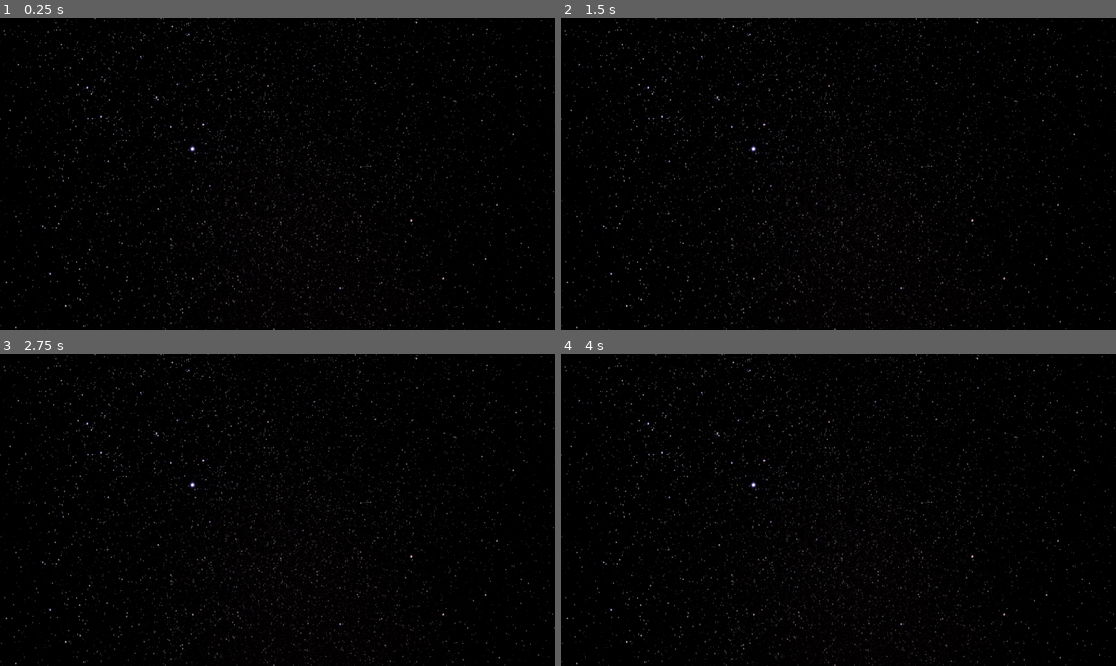
Above: before the commit, frames 1-4 (two rows, left to right).
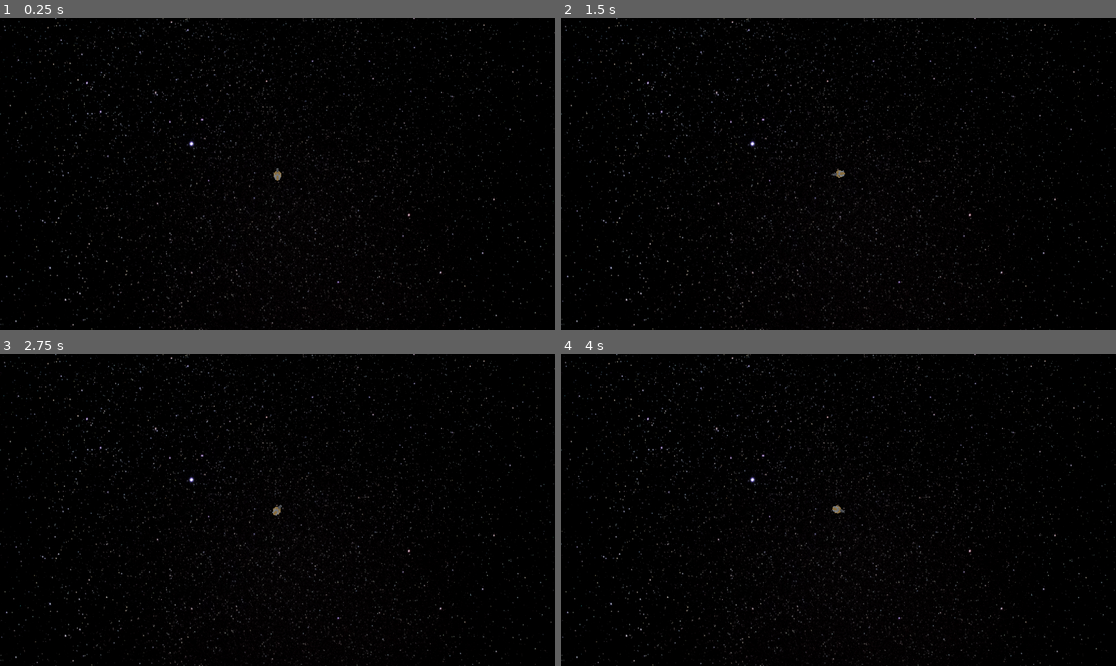
Above: after the commit, the same moments.

Repository: SiJiL82/limited-space
Game: Godot game, scene res://world.tscn
Same seed, same stepped clock (60 frames per second), same inputs: the game is played once before the commit and once after it.
Inputs (mouse positions are in pixels of both pictures, inside the frame that each line leads up to):
- Up to frame 1 (0.25 s): no input
- Up to frame 2 (1.5 s): tap Enter at 0.5 s; move the mouse to (960, 158) at 0.52 s; tap Space at 1.25 s; move the mouse to (727, 189) at 1.27 s
- Up to frame 3 (2.75 s): tap Enter at 2 s; move the mouse to (333, 441) at 2.02 s
- Up to frame 4 (4 s): tap Space at 2.75 s; move the mouse to (810, 572) at 2.77 s; tap Enter at 3.5 s; move the mouse to (1005, 556) at 3.52 s

The runs differ from the first frame. In frame 1, 4.7% of the frame differs, in the area x 0-100%, y 0-100%; in frame 2, 4.7%; in frame 3, 4.7%; in frame 4, 4.7%.

Commit message:
Add ship and rotation script

Diff:
--- /dev/null
+++ b/scripts/Player.gd
@@ -0,0 +1,18 @@
+extends CharacterBody3D
+
+func _physics_process(delta):
+	look_at_mouse()
+
+@export var camera: Camera3D
+
+func look_at_mouse():
+	var player_pos = global_transform.origin
+	var drop_plane = Plane(Vector3(0, 1, 0), player_pos.y)
+
+	var ray_length = 1000
+	var mouse_pos = get_viewport().get_mouse_position()
+	var from = camera.project_ray_origin(mouse_pos)
+	var to = from + camera.project_ray_normal(mouse_pos) * ray_length
+	var cursor_pos = drop_plane.intersects_ray(from, to)
+
+	look_at(cursor_pos, Vector3.UP)
--- a/world.tscn
+++ b/world.tscn
@@ -1,24 +1,30 @@
-[gd_scene load_steps=4 format=3 uid="uid://bhp02k7rppku4"]
+[gd_scene load_steps=5 format=3 uid="uid://bhp02k7rppku4"]
 
 [ext_resource type="Texture2D" uid="uid://c73wkwc2iey00" path="res://assets/sprites/space_background.jpg" id="1_qff8a"]
-[ext_resource type="PackedScene" uid="uid://b147mxhgk16m0" path="res://assets/meshes/craft_cargoB.glb" id="2_8jqi0"]
+[ext_resource type="Script" path="res://scripts/Player.gd" id="2_bqaxd"]
+[ext_resource type="PackedScene" uid="uid://cjo7e2pn2ld76" path="res://assets/meshes/craft_racer.glb" id="3_x2m0j"]
 
 [sub_resource type="BoxShape3D" id="BoxShape3D_aqu6q"]
 
 [node name="World" type="Node3D"]
 
+[node name="Space" type="Sprite3D" parent="."]
+transform = Transform3D(10, 0, 0, 0, -4.37114e-07, 10, 0, -10, -4.37114e-07, -1.173, -1, -3.923)
+texture = ExtResource("1_qff8a")
+
 [node name="Camera3D" type="Camera3D" parent="."]
 transform = Transform3D(1, 0, 0, 0, -4.37114e-08, 1, 0, -1, -4.37114e-08, 0, 150, 0)
 far = 500.0
 
-[node name="Space" type="Sprite3D" parent="."]
-transform = Transform3D(10, 0, 0, 0, -4.37114e-07, 10, 0, -10, -4.37114e-07, 0, 0, 0)
-texture = ExtResource("1_qff8a")
+[node name="DirectionalLight3D" type="DirectionalLight3D" parent="."]
+transform = Transform3D(1, 0, 0, 0, -4.37114e-08, 1, 0, -1, -4.37114e-08, 0, 200, 0)
 
-[node name="Player" type="CharacterBody3D" parent="."]
+[node name="Player" type="CharacterBody3D" parent="." node_paths=PackedStringArray("camera")]
+script = ExtResource("2_bqaxd")
+camera = NodePath("../Camera3D")
 
 [node name="CollisionShape3D" type="CollisionShape3D" parent="Player"]
 shape = SubResource("BoxShape3D_aqu6q")
 
-[node name="craft_cargoB" parent="Player" instance=ExtResource("2_8jqi0")]
-transform = Transform3D(4, 0, 0, 0, 4, 0, 0, 0, 4, 0, 0, 0)
+[node name="craft_racer" parent="Player" instance=ExtResource("3_x2m0j")]
+transform = Transform3D(4.5, 0, 0, 0, 4.5, 0, 0, 0, 4.5, 0, 0, 0)
Binary file removed: assets/meshes/craft_cargoB.glb
Binary file added: assets/meshes/craft_racer.glb
Not shown, changed: assets/meshes/craft_racer.glb.import
